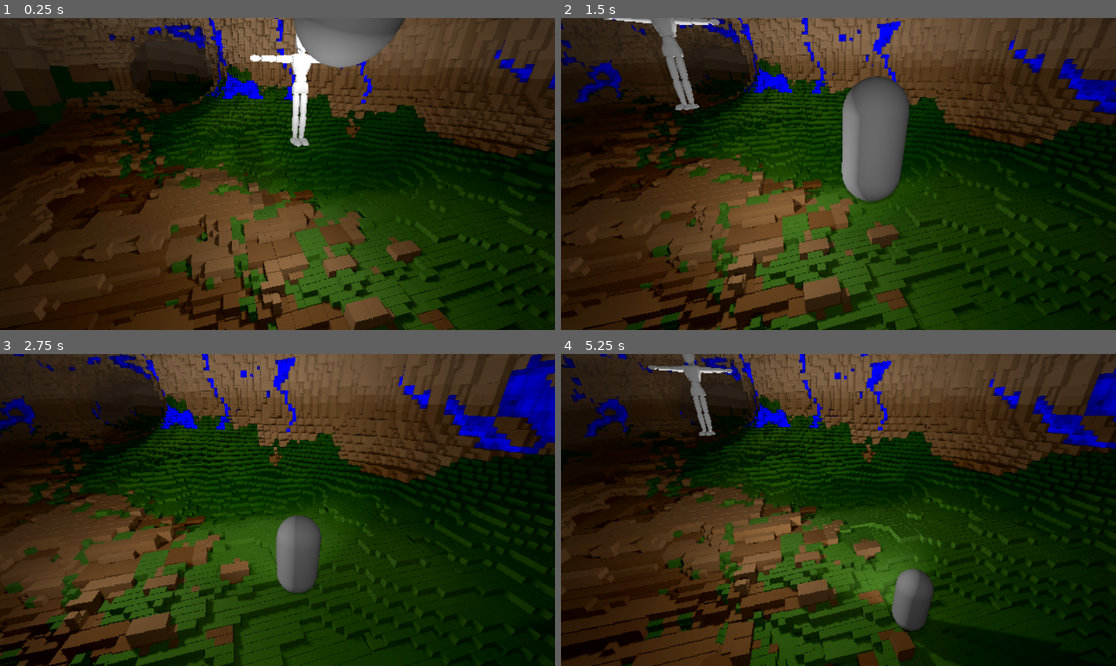
Above: before the commit, frames 1-4 (two rows, left to right).
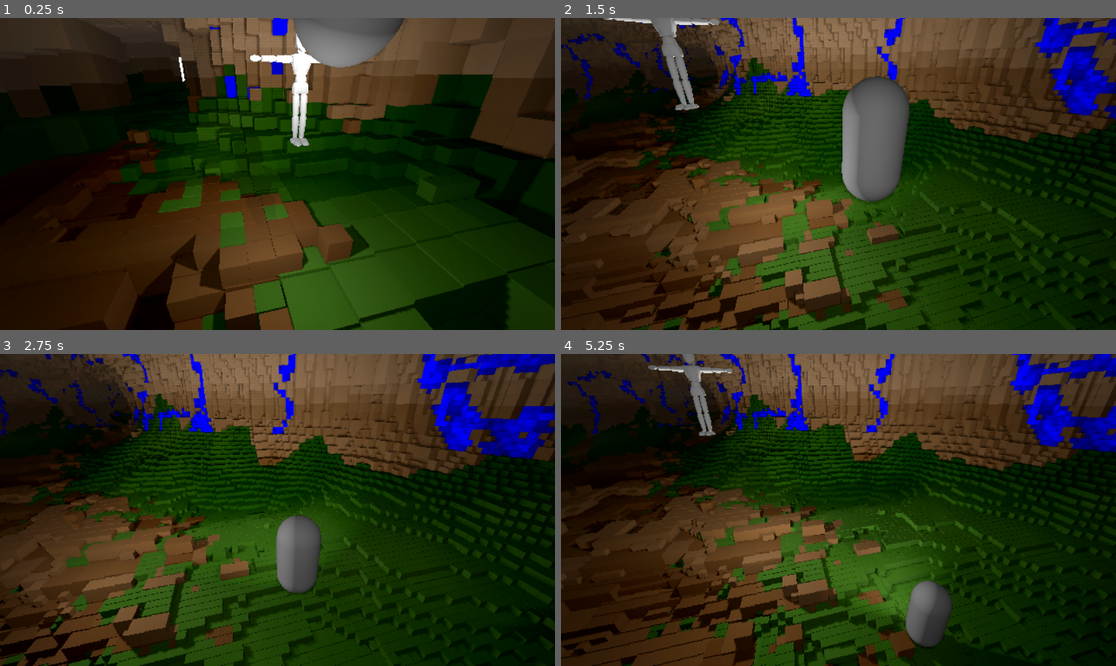
Above: after the commit, the same moments.

Repository: CodedNil/TestingVoxels
Game: Godot game, scene res://main_scene.tscn
Same seed, same stepped clock (60 frames per second), same inputs: the game is played once before the commit and once after it.
Inputs (mouse positions are in pixels of both pictures, inside the frame that each line leads up to):
- Up to frame 1 (0.25 s): no input
- Up to frame 2 (1.5 s): tap Enter at 0.5 s; move the mouse to (960, 158) at 0.52 s; hold D 0.53-1.25 s; tap Q at 0.6 s; click (960, 158) at 0.67 s; tap Space at 0.77 s; drag from (727, 189) to (810, 236) at 1.27 s
- Up to frame 3 (2.75 s): move the mouse to (333, 441) at 2.02 s; hold D from 2.03 s (still down); tap Shift at 2.1 s
- Up to frame 4 (5.25 s): release D at 2.75 s; drag from (810, 572) to (672, 463) at 2.77 s; move the mouse to (1005, 556) at 3.52 s; hold A 3.53-4.25 s; tap Q at 3.6 s; tap Space at 3.77, 5 s; drag from (672, 463) to (755, 432) at 4.27 s; move the mouse to (866, 510) at 5.02 s; hold S from 5.03 s (still down); tap Shift at 5.1 s; click (866, 510) at 5.17 s

The runs differ from the first frame. In frame 1, 30% of the frame differs, in the area x 0-100%, y 0-100%; in frame 2, 20%; in frame 3, 23%; in frame 4, 24%.

Commit message:
Slight optimisations to the chunk loading

Diff:
--- a/voxel_gen.gd
+++ b/voxel_gen.gd
@@ -4,11 +4,11 @@
 const largestVoxelSize: float = 4.0
 const smallestVoxelSize: float = 0.25
 
-const roomSpacing: float = 80
+const roomSpacing: float = 110
 
 const renderDistance: int = 48
 
-const msBudget: float = 30  # Max time to spend on subdivision per update frame
+const msBudget: float = 16  # Max time to spend on subdivision per update frame
 
 # Get number of quality levels, based on the largest and smallest voxel size
 const nQualityLevels: int = int(log(largestVoxelSize / smallestVoxelSize) / log(2))
@@ -359,26 +359,30 @@
 		return true
 	return false
 
-func getChunksToProgress(cameraPos: Vector3, cameraDir: Vector3) -> void:
+func getChunksToProgress(startTime: float, cameraPos: Vector3, cameraDir: Vector3) -> void:
 	chunkToProgress = []
 
 	# Loop through chunks in rotated lines from center
-	var chunksViewed: Array[Vector3] = []
-	var rotateAngles: float = 128
-	for angle in range(rotateAngles):
-		var dir: Vector3 = cameraDir.rotated(Vector3(0, 1, 0), angle * 2 * PI / rotateAngles).normalized()
-		# var dir: Vector3 = Vector3(0.5, 0, -0.5)
+	var chunksViewed: Array[Vector2] = []
+	var rotateAngles: float = 256
+	for angle in range(rotateAngles / 2):
+		# Start rotation from 0, then -angle, then angle, then -angle * 2, then angle * 2, etc
+		var flip: int = 1 if angle % 2 == 0 else -1
+		var dir: Vector3 = cameraDir.rotated(Vector3(0, 1, 0), deg_to_rad(180 + angle * flip * 360 / rotateAngles))
 		for i in range(renderDistance):
 			var pos: Vector3 = cameraPos + dir * i * chunkSize
+
+			var renderChunkPos2d: Vector2 = Vector2(int(pos.x / chunkSize), int(pos.z / chunkSize)) * chunkSize
+			# If the chunk is already in the list, skip it
+			if chunksViewed.find(renderChunkPos2d) != -1:
+				continue
+			chunksViewed.append(renderChunkPos2d)
+
 			# Get if entire y range is empty space, skip if is
 			var emptyY: int = 0
 			for y in [0, 1, -1, 2]:
 				# Get the rounded snapped chunk position
 				var renderChunkPos: Vector3 = Vector3(int(pos.x / chunkSize), y, int(pos.z / chunkSize)) * chunkSize
-				# If the chunk is already in the list, skip it
-				if chunksViewed.find(renderChunkPos) != -1:
-					continue
-				chunksViewed.append(renderChunkPos)
 
 				# Get the distance from the camera
 				var chunkDistance: float = Vector2(renderChunkPos.x, renderChunkPos.z).distance_to(Vector2(cameraPos.x, cameraPos.z)) / chunkSize
@@ -391,18 +395,19 @@
 					chunks[renderChunkPos] = chunk
 					chunk.progress(0.0)
 				else:
+					# Get if the chunk is in front of the camera
+					var chunkDir: Vector3 = (renderChunkPos - cameraPos).normalized()
+					var dot: float = cameraDir.dot(chunkDir)
 					# Get the chunks minimum voxel size, based on how close it is to the camera, halved from max each time
-					var subdivisionLevel: int = clamp(round(nQualityLevels - chunkDistance * 0.5 + 2), 0, nQualityLevels)
+					var subdivisionLevel: int = clamp(round(nQualityLevels - chunkDistance * (0.5 if dot > 0 else 0.25) + 2), 0, nQualityLevels)
 					var newVoxelSize: float = largestVoxelSize / pow(2, subdivisionLevel)
 
 					if chunk.progressSubdivisions.size() != 0:
 						# Calculate progress priority, based on distance from camera and if it is in front of the camera
-						var chunkDir: Vector3 = (renderChunkPos - cameraPos).normalized()
-						var dot: float = cameraDir.dot(chunkDir)
 						var priority: float = chunkDistance + dot * 2 - chunk.chunksVoxelSize
 						chunkToProgress.append([priority, chunk])
 					# Release subdivisions if the voxel size is too big
-					if (chunk.chunksVoxelSize != newVoxelSize and chunk.heldSubdivisons.size() != 0 and chunk.progressSubdivisions.size() == 0):
+					if chunk.chunksVoxelSize != newVoxelSize and chunk.heldSubdivisons.size() != 0 and chunk.progressSubdivisions.size() == 0:
 						chunk.releaseSubdivisions(chunk.chunksVoxelSize / 2)
 
 				# Get first mesh instance count to see if it is empty
@@ -413,6 +418,10 @@
 					emptyY += 1
 			if emptyY == 4:
 				break
+			if Time.get_ticks_msec() - startTime > msBudget:
+				break
+		if Time.get_ticks_msec() - startTime > msBudget:
+			break
 
 	# Sort chunks by priority
 	chunkToProgress.sort_custom(sortAscending)
@@ -448,11 +457,11 @@
 				break
 			if chunkToProgress.size() == 0:
 				# Get new chunks to progress
-				getChunksToProgress(cameraPos, cameraDir)
+				getChunksToProgress(startTime, cameraPos, cameraDir)
 				break
-	else:
+	if frameNumber % 4 == 0:
 		# Get new chunks to progress
-		getChunksToProgress(cameraPos, cameraDir)
+		getChunksToProgress(startTime, cameraPos, cameraDir)
 
 	# Add subdivision rate to array
 	subdivisionRates.append(subdivisionRate)
